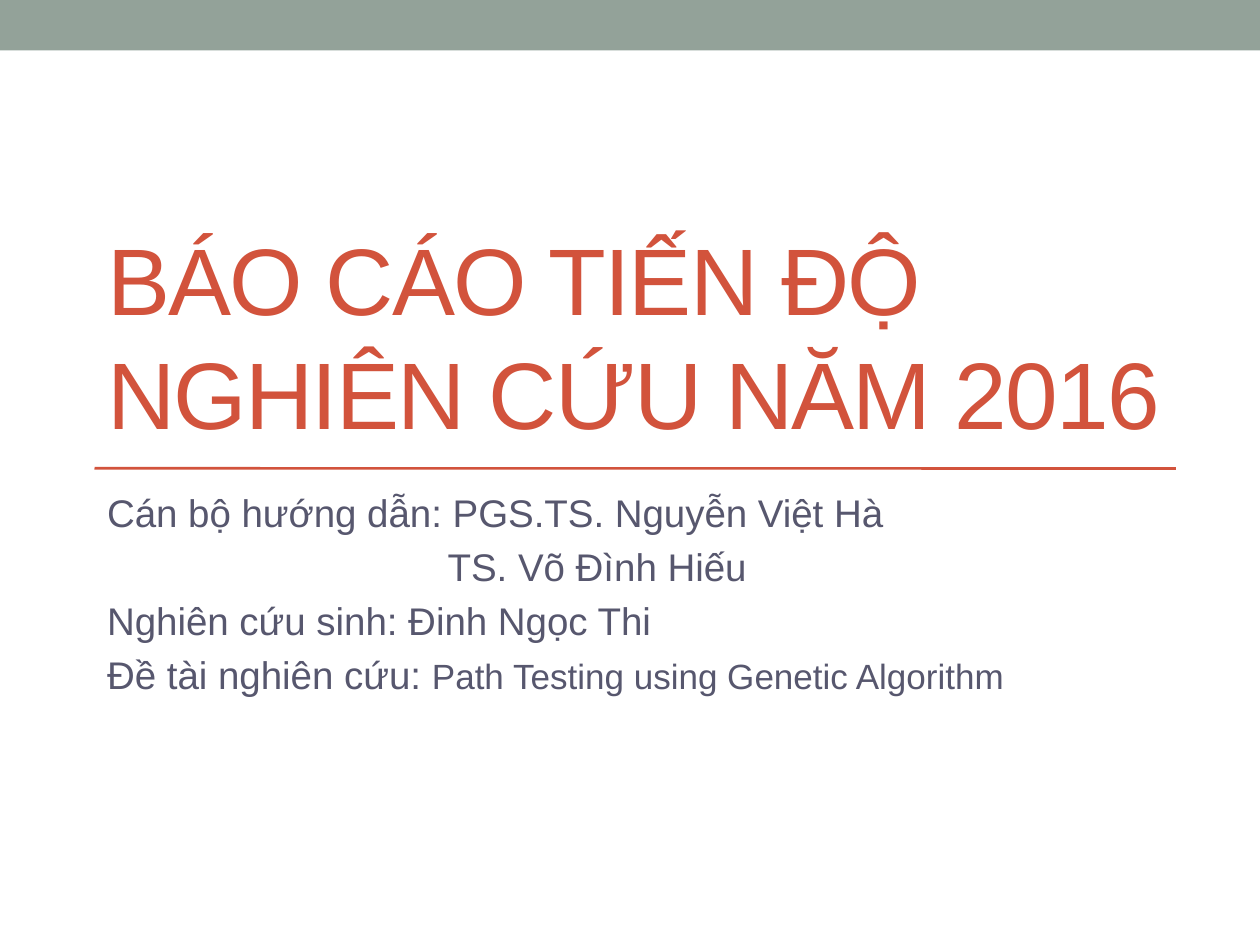
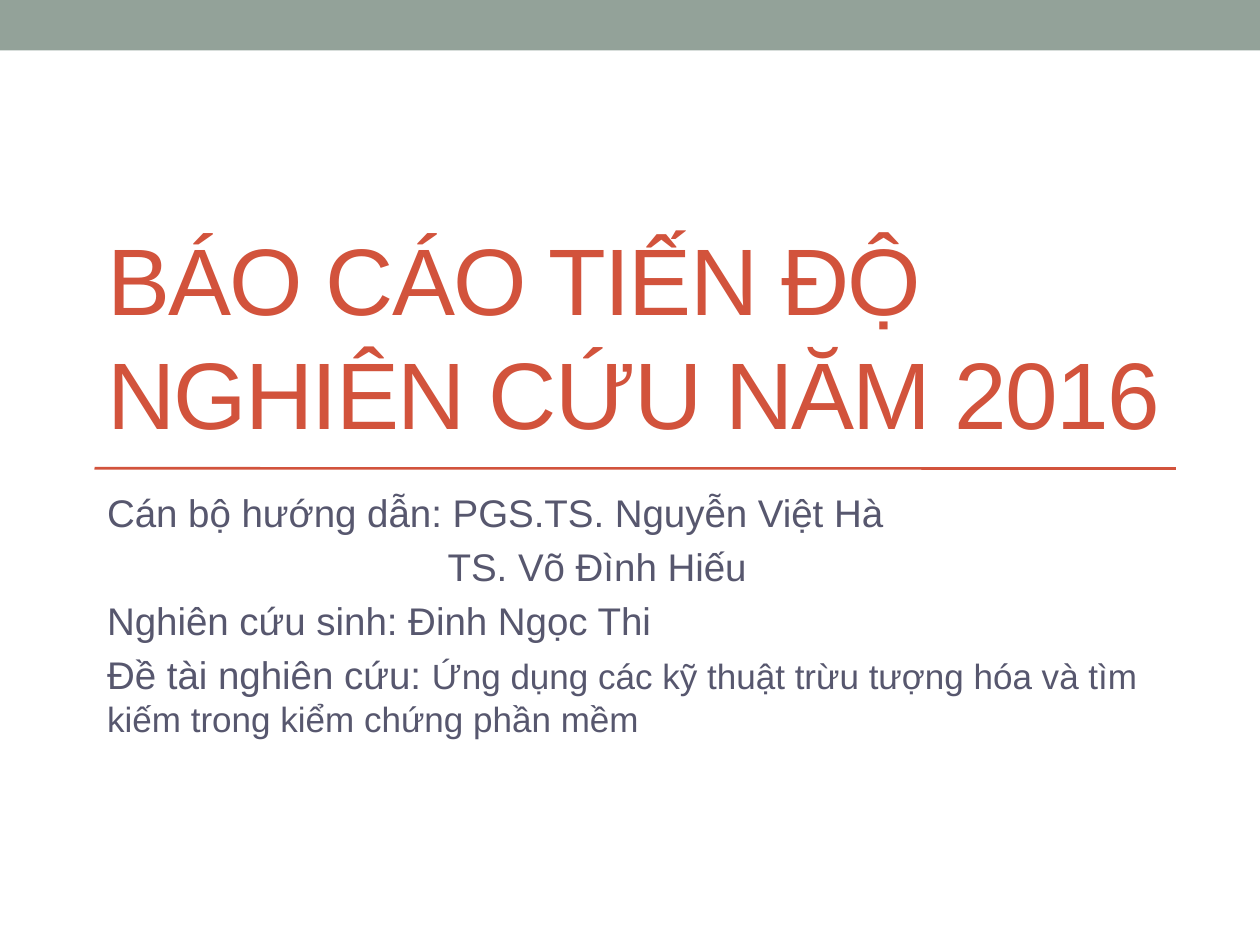
Before and after one commit to dinhngocthi/GAsource, a slide deck: slide 1 of CFT4CUnitSrc/src/report/DinhNgocThi-Baocaotiendo201612.pptx. Drawn at 1260x945 pixels with LibreOffice and Linux fonts; fonts in the diff are those of the drawing. Boxes give left, top, right and bottom in pixels: in the first picture for what was removed or moved away, otherwise in the second. Text is boxed around its words. In the diff, an @@ line names an element or a change of style, - is before the commit and + after.

```diff
--- a/CFT4CUnitSrc/src/report/DinhNgocThi-Baocaotiendo201612.pptx
+++ b/CFT4CUnitSrc/src/report/DinhNgocThi-Baocaotiendo201612.pptx
@@ subtitle at box(107, 659, 1137, 738): text changed @@
-Đề tài nghiên cứu: Path Testing using Genetic Algorithm
+Đề tài nghiên cứu: Ứng dụng các kỹ thuật trừu tượng hóa và tìm kiếm trong kiểm chứng phần mềm
```
Also in this commit, not shown: 2 other slides changed.
